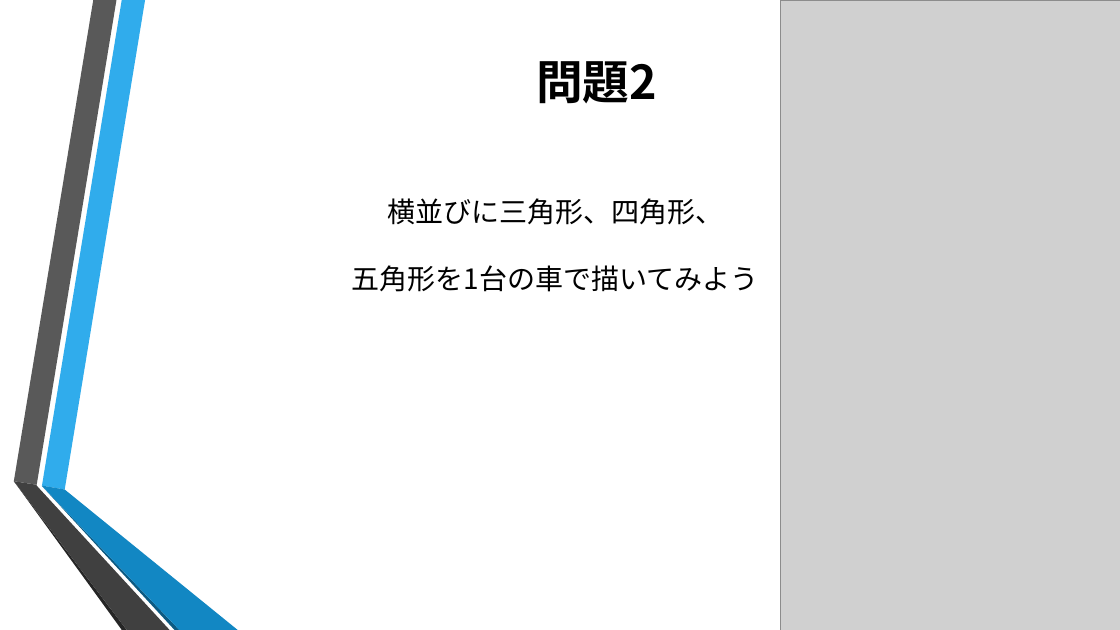
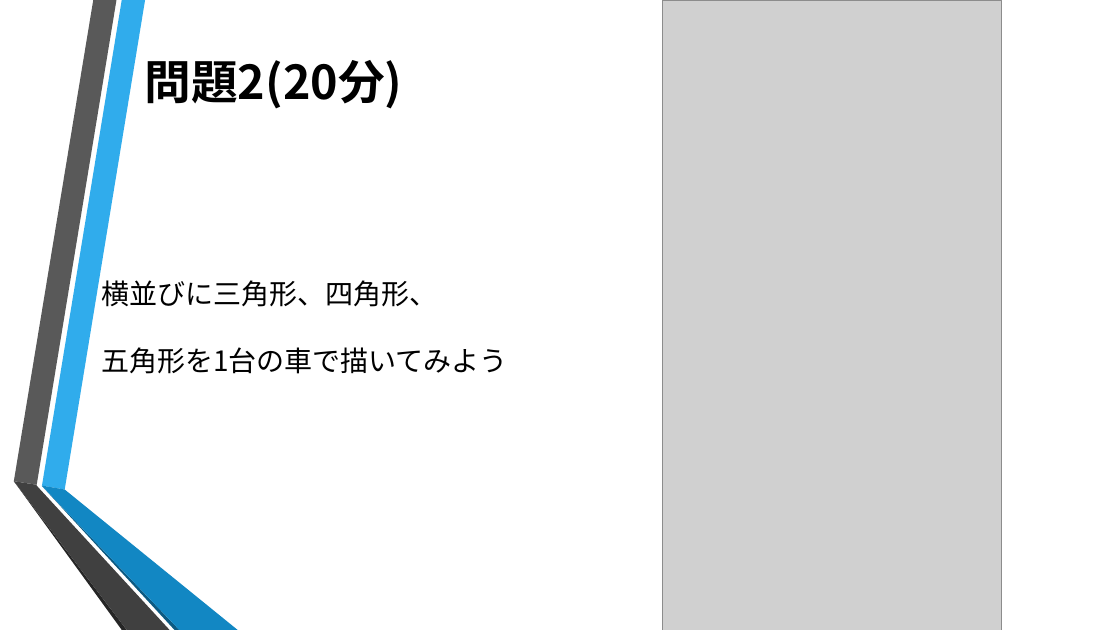
Before and after one commit to ColorSchemeSystem/1DaySummerIntern, a slide deck: slide 12 of 1day.pptx. Drawn at 1120x630 pixels with LibreOffice and Linux fonts; fonts in the diff are those of the drawing; grey boxes stand for pictures; background and template pictures are left out. Boxes give left, top, right and bottom in pixels: in the first picture for what was removed or moved away, otherwise in the second. Text is boxed around its words. In the diff, an @@ line names an element or a change of style, - is before the commit and + after.

```diff
--- a/1day.pptx
+++ b/1day.pptx
@@ picture moved from (x1=781, y1=0, x2=1120, y2=630) to (x1=662, y1=0, x2=1002, y2=630) @@
@@ title at (x1=145, y1=60, x2=403, y2=109): text changed @@
-問題2
+問題2(20分)
@@ text "横並びに三角形、四角形、" moved from (x1=352, y1=198, x2=759, y2=292) to (x1=101, y1=280, x2=508, y2=374) @@
@@ text "横並びに三角形、四角形、" at (x1=101, y1=280, x2=508, y2=374): alignment centre to left @@
```
Also in this commit, not shown: 8 other slides changed, 6 other files.
